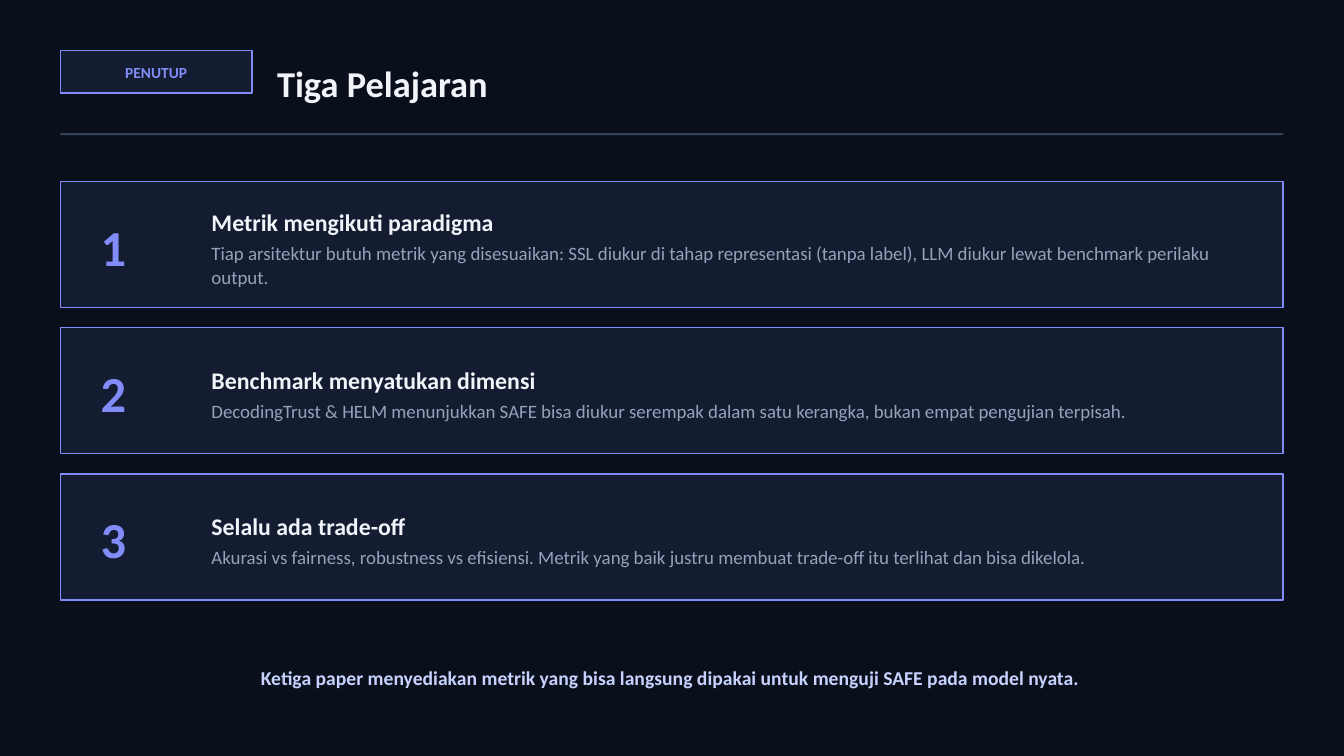
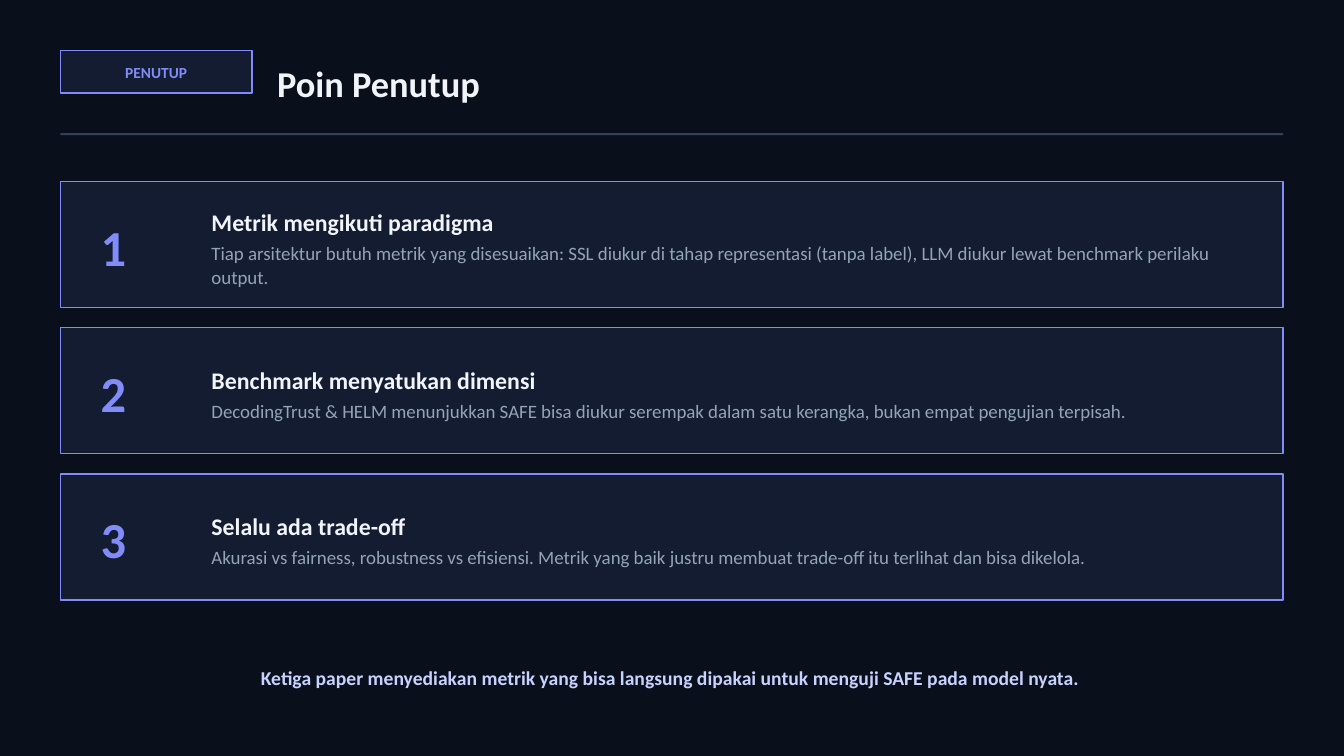
Before and after one commit to awangga/awangga.github.io, a slide deck: slide 15 of safe/metrics/SAFE-AI-Metrics.pptx. Drawn at 1344x756 pixels with LibreOffice and Linux fonts; fonts in the diff are those of the drawing. Boxes give left, top, right and bottom in pixels: in the first picture for what was removed or moved away, otherwise in the second. Text is boxed around its words. In the diff, an @@ line names an element or a change of style, - is before the commit and + after.

```diff
--- a/safe/metrics/SAFE-AI-Metrics.pptx
+++ b/safe/metrics/SAFE-AI-Metrics.pptx
@@ text at (277,71,480,103): text changed @@
-Tiga Pelajaran
+Poin Penutup
```
Also in this commit, not shown: 2 other files.
